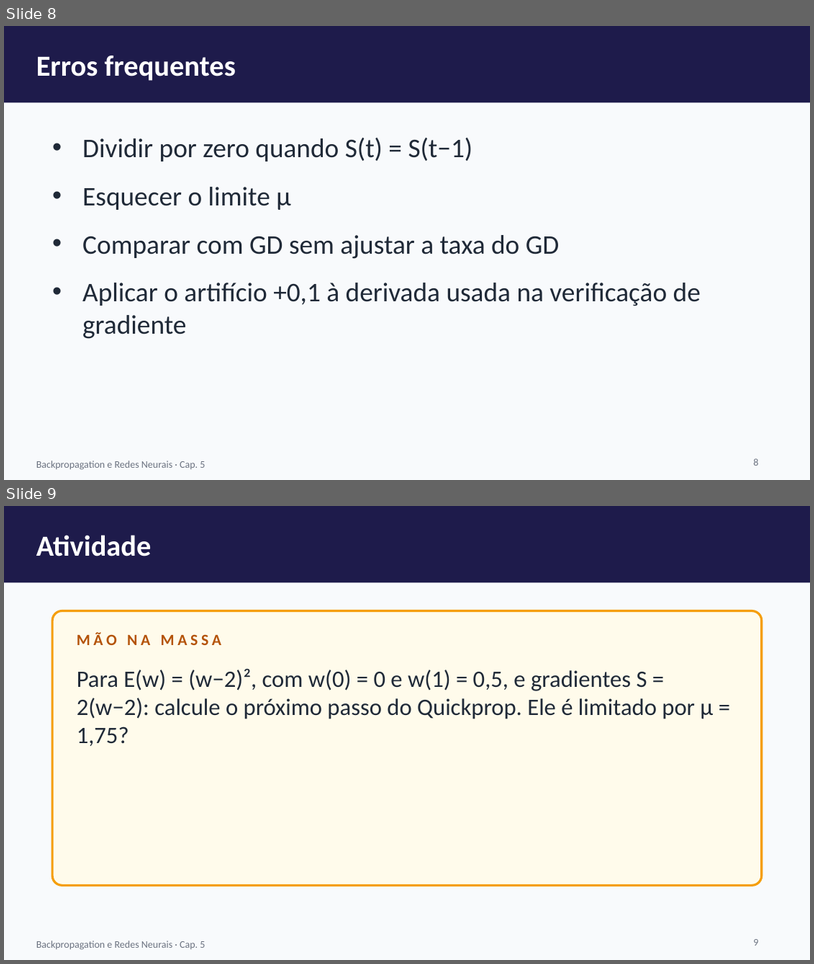
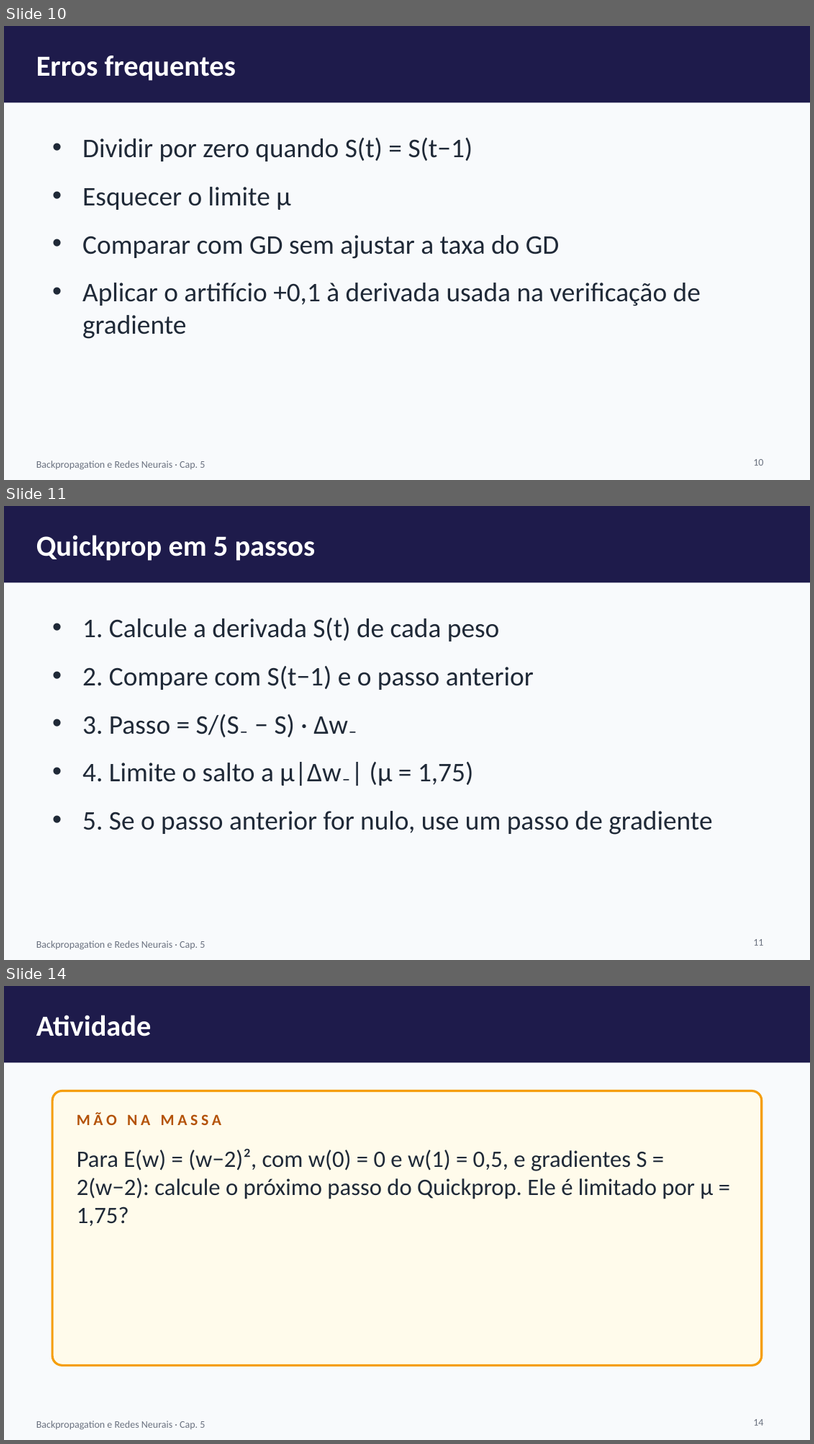
Before and after one commit to arakenmedeiros/claude, a slide deck: redes_neurais/slides/cap05_Quickprop.pptx. Shown one above the other, each under a label of ours: slides 8 and 9 before the commit, slides 10, 11 and 14 after it; the slides between them are not shown. The pictures are 814x964 and 814x1444 pixels, drawn with LibreOffice and Linux fonts; fonts in the diff are those of the drawing. Boxes give left, top, right and bottom in pixels: in the first picture for what was removed or moved away, otherwise in the second. Text is boxed around its words. In the diff, an @@ line names an element or a change of style, - is before the commit and + after.

```diff
--- a/redes_neurais/slides/cap05_Quickprop.pptx
+++ b/redes_neurais/slides/cap05_Quickprop.pptx
@@ slide 11 added at [4,506,810,960], background #F8FAFC; not listed: 2 template elements that a slide beside it also shows @@
@@ text added at [36,535,316,561], 26 pt, text #FFFFFF, bold @@
+Quickprop em 5 passos
@@ text added at [82,618,712,834], 24 pt, text #1F2937 @@
+• 1. Calcule a derivada S(t) de cada peso
+• 2. Compare com S(t−1) e o passo anterior
+• 3. Passo = S/(S₋ − S) · Δw₋
+• 4. Limite o salto a μ|Δw₋| (μ = 1,75)
+• 5. Se o passo anterior for nulo, use um passo de gradiente
@@ page number added at [754,939,764,945], 9 pt, text #6B7280 @@
+11
@@ what was slide 8 is now slide 10 @@
@@ page number at [754,459,764,465]: text changed @@
-8
+10
@@ what was slide 9 is now slide 14 @@
@@ page number at [754,1419,764,1425]: text changed @@
-9
+14
```
Also in this commit, not shown: 5 other slides added, 10 other files.
